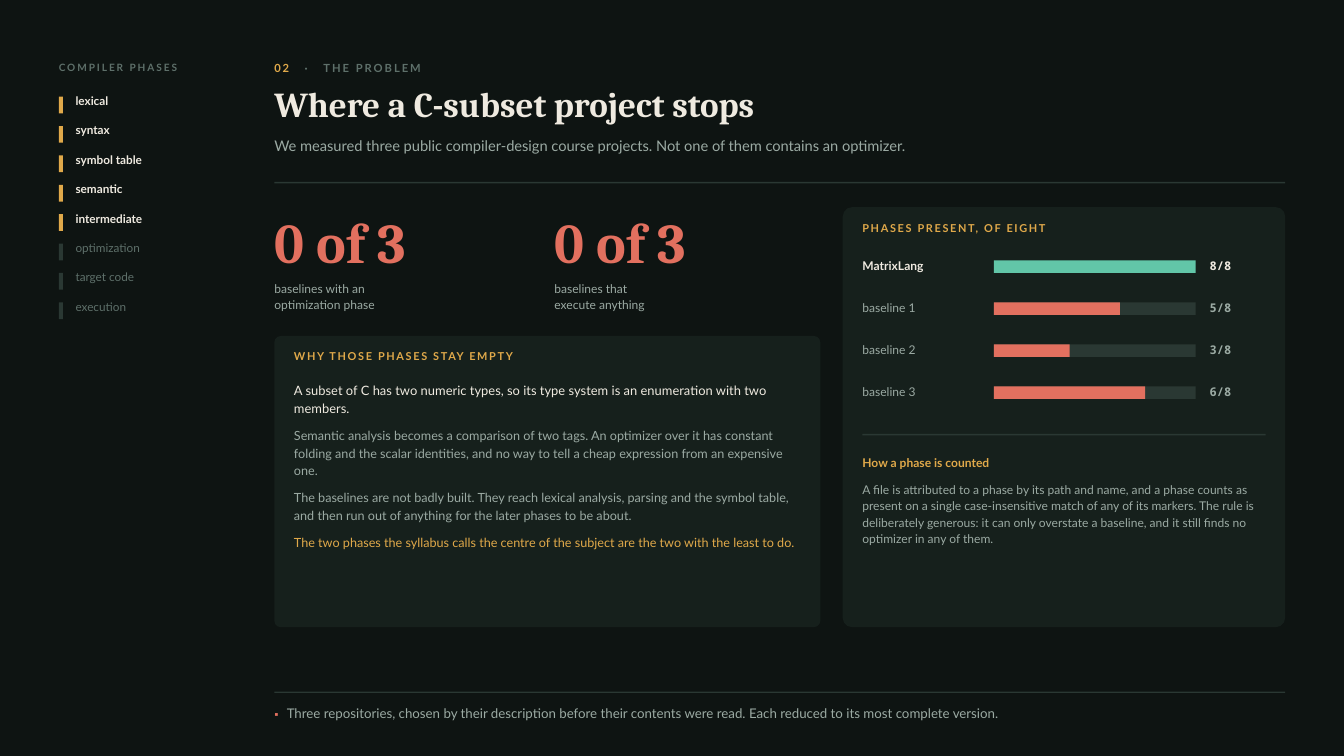
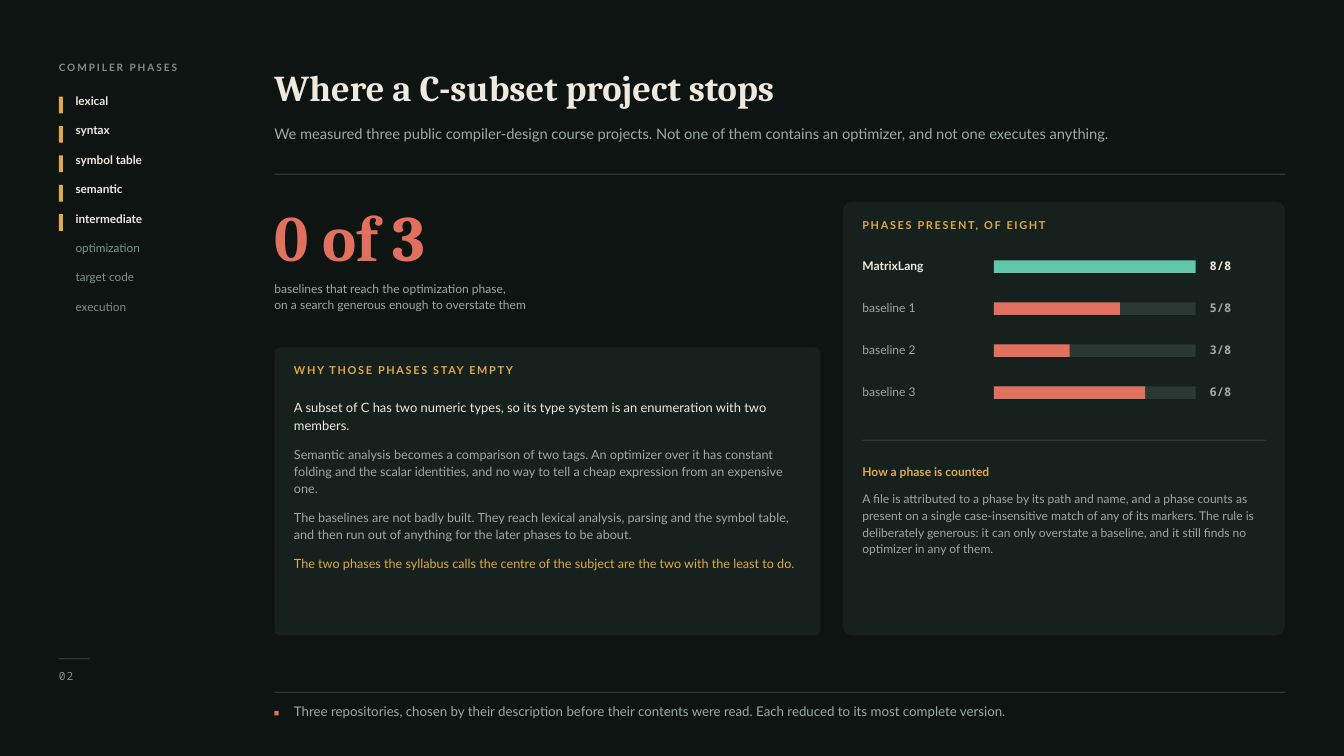
Before and after one commit to aswanth-07/matrixlang, a slide deck: slide 2 of docs/submission/MatrixLang-Deck.pptx. Drawn at 1344x756 pixels with LibreOffice and Linux fonts; fonts in the diff are those of the drawing. Boxes give left, top, right and bottom in pixels: in the first picture for what was removed or moved away, otherwise in the second. Text is boxed around its words. In the diff, an @@ line names an element or a change of style, - is before the commit and + after.

```diff
--- a/docs/submission/MatrixLang-Deck.pptx
+++ b/docs/submission/MatrixLang-Deck.pptx
@@ text "Where a C-subset project stops": place and size @@
-text "Where a C-subset project stops" at (274, 92, 754, 125)
+text "Where a C-subset project stops" at (274, 75, 774, 109)
@@ text "Where a C-subset project stops" at (274, 75, 774, 109): size 25 to 26 pt; line spacing 29pt to 30pt @@
@@ text removed at (274, 64, 421, 72) @@
-02 · THE PROBLEM
@@ text at (274, 128, 1109, 142): text changed @@
-We measured three public compiler-design course projects. Not one of them contains an optimizer.
+We measured three public compiler-design course projects. Not one of them contains an optimizer, and not one executes anything.
@@ rectangle: place and size @@
-rectangle at (274, 182, 1286, 184)
+rectangle at (274, 173, 1286, 174)
@@ text "0 of 3": place and size @@
-text "0 of 3" at (274, 223, 405, 264)
+text "0 of 3" at (274, 215, 426, 262)
@@ text "0 of 3" at (274, 215, 426, 262): size 40 to 46 pt; line spacing 42pt to 48pt @@
@@ rounded rectangle: place and size @@
-rounded rectangle at (843, 208, 1286, 628)
+rounded rectangle at (843, 202, 1286, 636)
@@ text "PHASES PRESENT, OF EIGHT" rewrapped from (524, 501, 1098, 522) to (524, 511, 1098, 541) @@
@@ text removed at (554, 223, 685, 264) @@
-0 of 3
@@ rectangle removed at (58, 244, 63, 261) @@
@@ rectangle removed at (58, 273, 63, 290) @@
@@ text colour #5E706A to #7D928B in 4 elements at (59, 63, 178, 71), (76, 243, 140, 254), (76, 272, 134, 283), (76, 302, 127, 311) @@
@@ text removed at (274, 284, 375, 311) @@
-baselines with an
-optimization phase
@@ text added at (274, 284, 526, 311), 8.6 pt, text #9BAAA3 @@
+baselines that reach the optimization phase,
+on a search generous enough to overstate them
@@ text removed at (554, 284, 645, 311) @@
-baselines that
-execute anything
@@ rectangle removed at (58, 302, 63, 320) @@
@@ rounded rectangle: place and size @@
-rounded rectangle at (274, 336, 821, 627)
+rounded rectangle at (274, 347, 821, 635)
@@ text "WHY THOSE PHASES STAY EMPTY": place and size @@
-text "WHY THOSE PHASES STAY EMPTY" at (343, 537, 381, 549)
+text "WHY THOSE PHASES STAY EMPTY" at (343, 558, 381, 570)
@@ text "A subset of C has ...": place and size @@
-text "A subset of C has ..." at (294, 385, 794, 550)
+text "A subset of C has ..." at (294, 402, 794, 571)
@@ text at (294, 449, 794, 571): more space between paragraphs @@
@@ rectangle: place and size @@
-rectangle at (863, 435, 1266, 436)
+rectangle at (863, 440, 1266, 441)
@@ text "How a phase is counted": place and size @@
-text "How a phase is counted" at (862, 458, 1254, 545)
+text "How a phase is counted" at (862, 467, 1254, 555)
@@ text at (862, 494, 1254, 555): more space between paragraphs @@
@@ rectangle added at (58, 658, 90, 659), fill #2A3833 @@
@@ text added at (59, 672, 74, 680), 8 pt, text #7D928B @@
+02
@@ rectangle added at (274, 712, 278, 716), fill #E2705F @@
@@ text at (294, 706, 1005, 718): text changed @@
-▪ Three repositories, chosen by their description before their contents were read. Each reduced to its most complete version.
+Three repositories, chosen by their description before their contents were read. Each reduced to its most complete version.
```
Also in this commit, not shown: 7 other slides changed, 6 other files.
